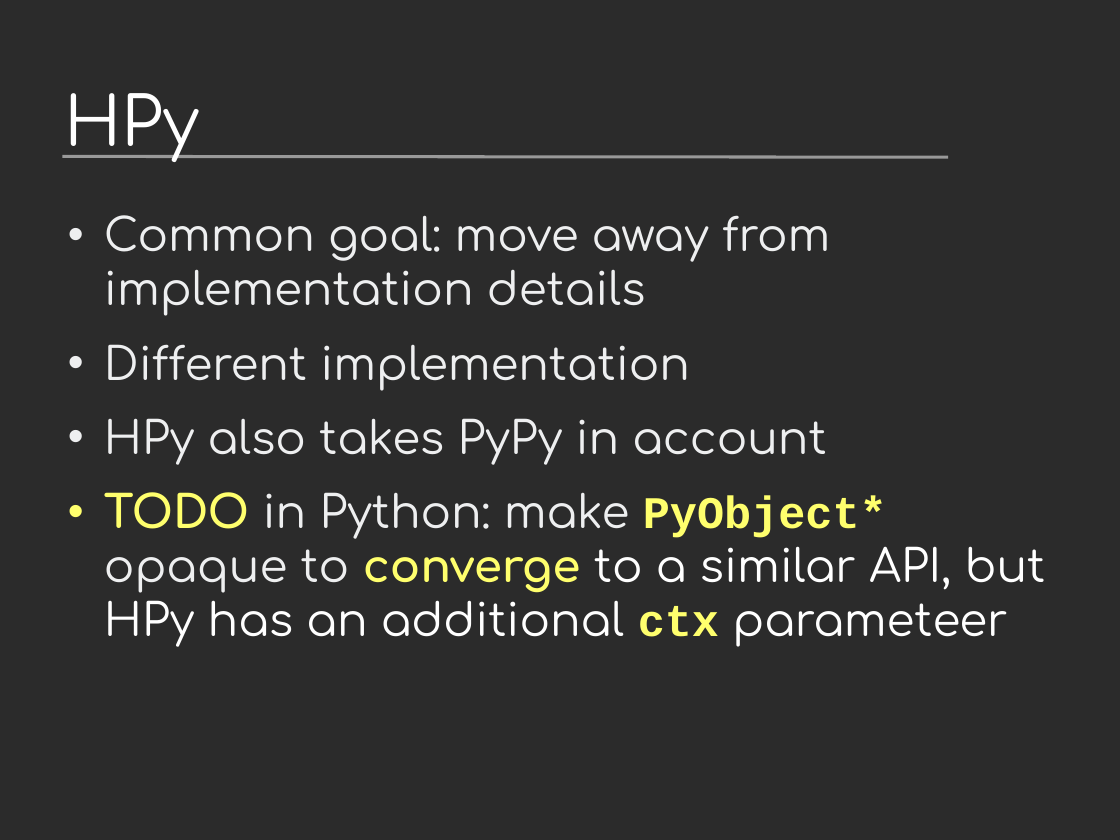
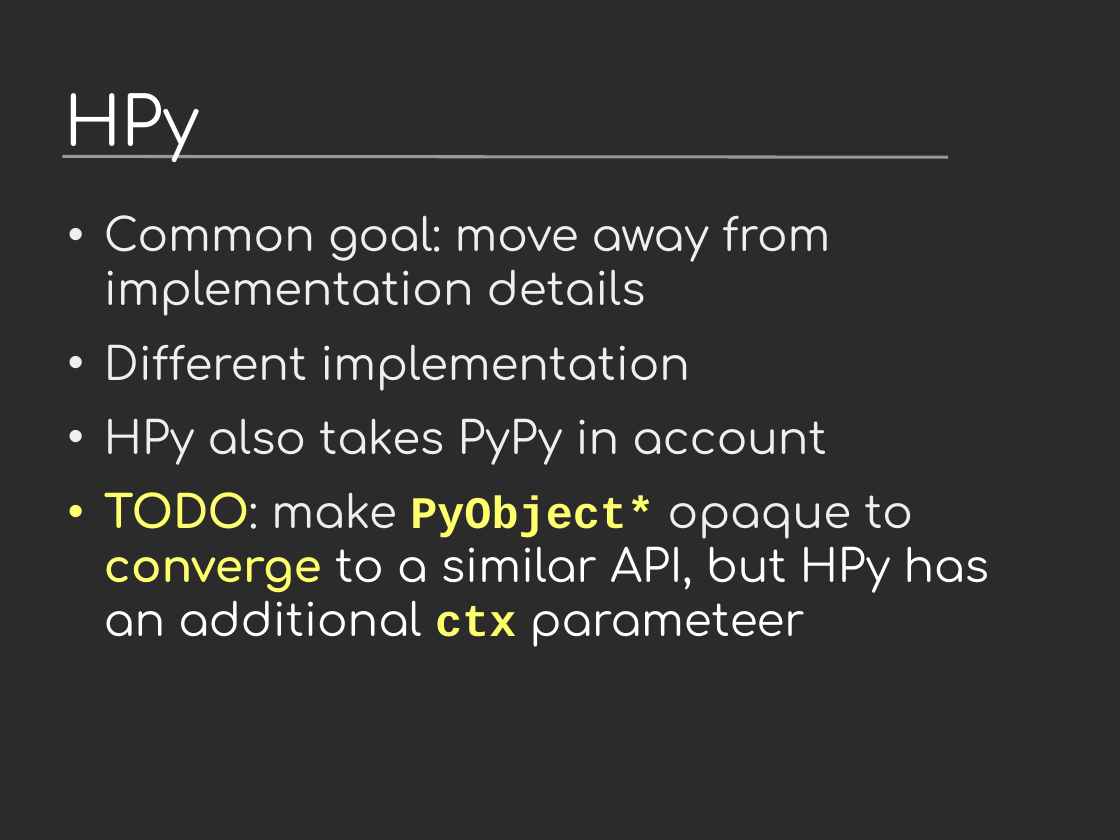
Before and after one commit to vstinner/talks, a slide deck: slide 26 of 2023-CoreDevSprint-Brno/c-api.odp. Drawn at 1120x840 pixels with LibreOffice and Linux fonts; fonts in the diff are those of the drawing; background and template pictures are left out; a plain dark background stands for a picture behind light text. Boxes give left, top, right and bottom in pixels: in the first picture for what was removed or moved away, otherwise in the second. Text is boxed around its words. In the diff, an @@ line names an element or a change of style, - is before the commit and + after.

```diff
--- a/2023-CoreDevSprint-Brno/c-api.odp
+++ b/2023-CoreDevSprint-Brno/c-api.odp
@@ text at (x1=104, y1=492, x2=989, y2=647): text changed @@
-• TODO in Python: make PyObject* opaque to converge to a similar API, but HPy has an additional ctx parameteer
+• TODO: make PyObject* opaque to converge to a similar API, but HPy has an additional ctx parameteer
```
Also in this commit, not shown: 5 other slides changed, 1 other file.
